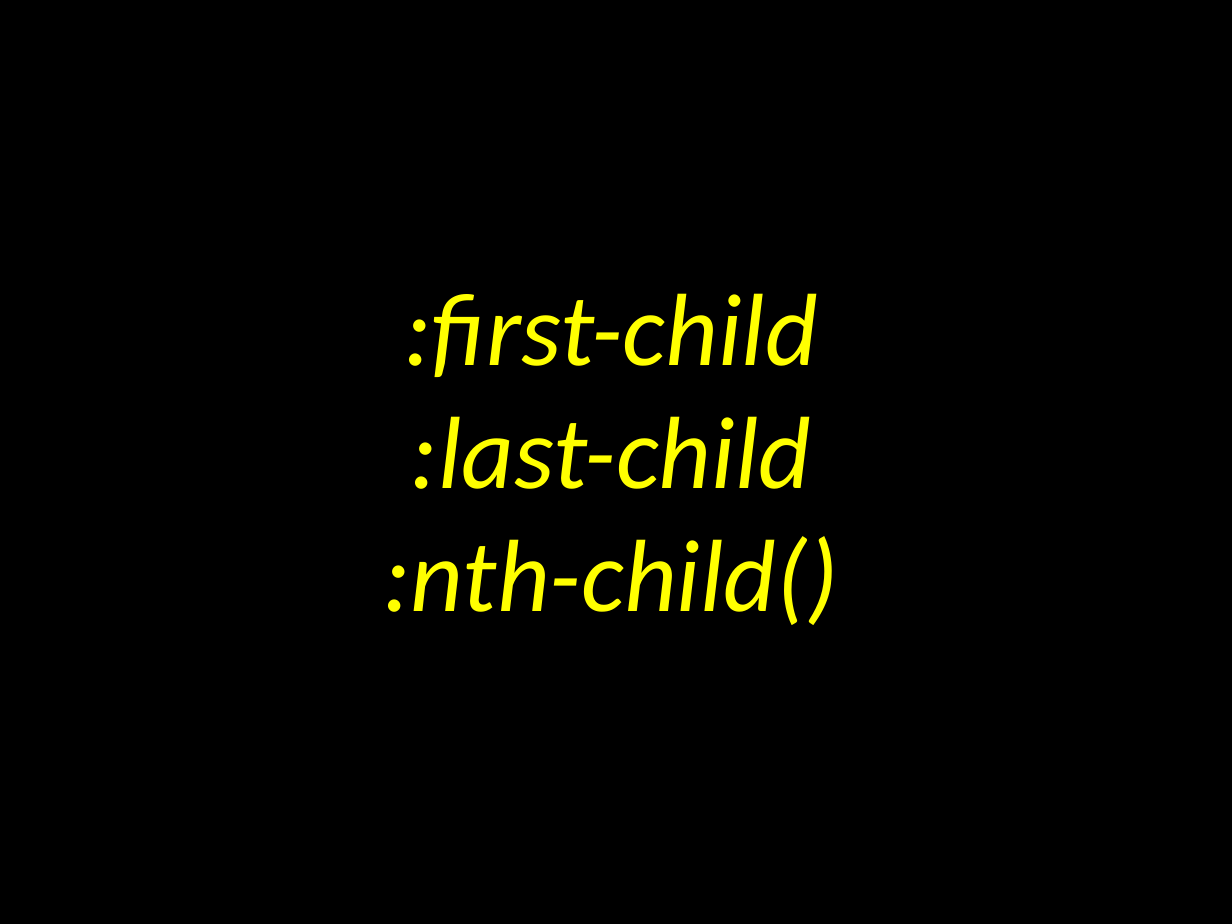
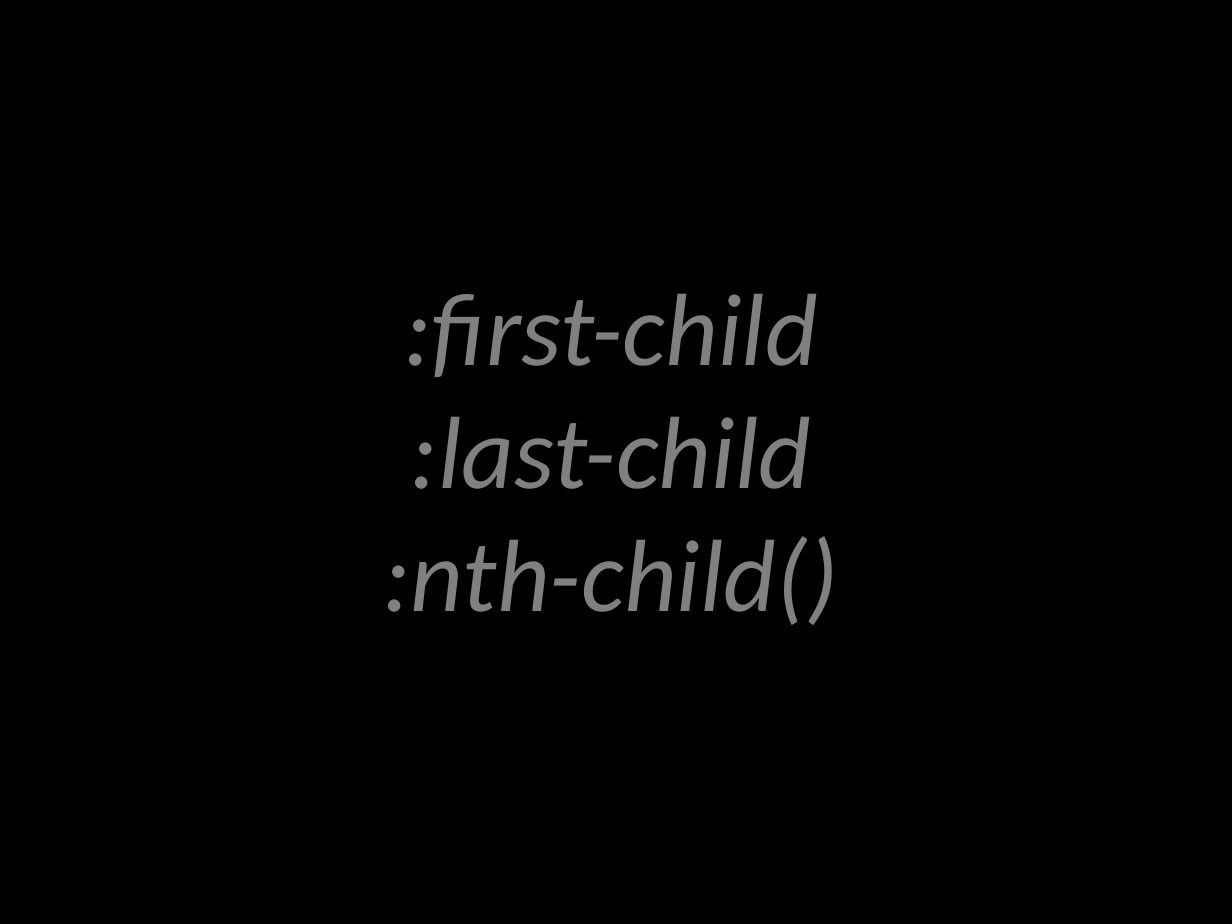
Before and after one commit to elloraCpe/courses, a slide deck: slide 30 of CPEE1/02. Week 2/00. Presentation/Week 2.pptx. Drawn at 1232x924 pixels with LibreOffice and Linux fonts; fonts in the diff are those of the drawing. Boxes give left, top, right and bottom in pixels: in the first picture for what was removed or moved away, otherwise in the second. Text is boxed around its words. In the diff, an @@ line names an element or a change of style, - is before the commit and + after.

```diff
--- a/CPEE1/02. Week 2/00. Presentation/Week 2.pptx
+++ b/CPEE1/02. Week 2/00. Presentation/Week 2.pptx
@@ text ":first-child" at <box>384,294,839,625</box>: text colour #FFFF00 to #808080 @@
```
Also in this commit, not shown: 4 other slides changed, 4 slides added, 1 slide removed.
